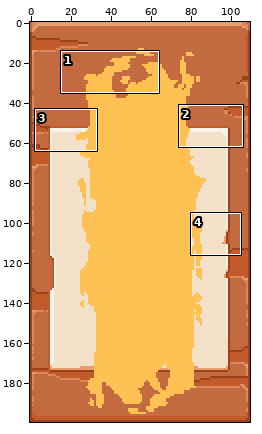
Two states of a sprite sheet, res/UI/CharacterSelect/Slot04.png. The picture above shows the old version from afar; the outline marks the close-up.
Close-up. Before the edit:
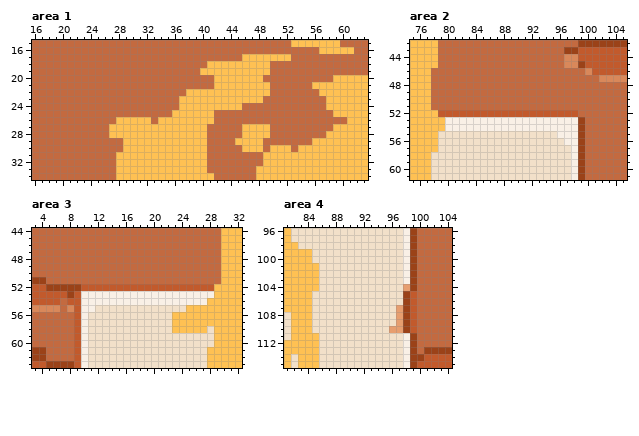
The file is 110x200 pixels. Shown: area 1: x 16..63, y 15..34; area 2: x 75..105, y 42..61; area 3: x 3..32, y 44..63; area 4: x 81..104, y 96..115. The commit also changed other parts of the picture, which this record leaves out.
Once edited:
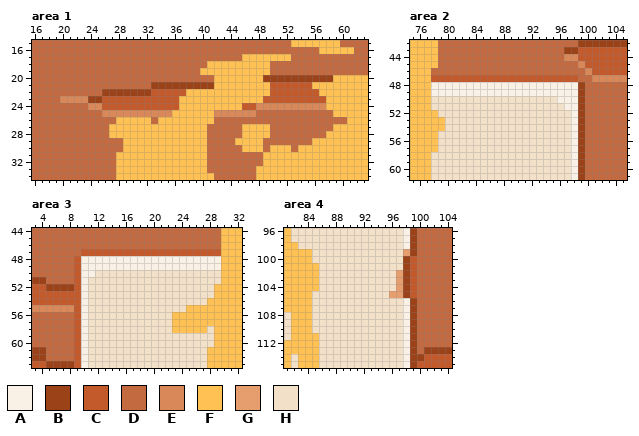
Palette (. is transparent): A #f9f0e6  B #9b4218  C #c25a2c  D #c36a40  E #d9885a  F #ffc153  G #e79e6f  H #f2e0c9
Changes in this commit:
Changed rows in their new state; - is an unchanged pixel.
Area 1:
first column x 20:
20 -----------------------------BBBBBBBBBB
21 -------------BBBBBBBBB--------CCCCCC---
22 ------BBBBBBBCCCCC------------CCCCCCC--
23 EEEEBBCCCCCCCCCCC------------CCCCCCCCC-
24 ----EECCCCCCCCCCC---------CCEEEEEEEEEE-
25 ------EEEEEEEEEE------EEEEEE-----------
Area 2:
first column x 78:
45 -------------------DDE--
47 CCCCCCCCCCCCCCCCCCCCC--E
48 AAAAAAAAAAAAAAAAAAAAAB--
49 AAAAAAAAAAAAAAAAAAAAAB--
50 HHHHHHHHHHHHHHHHHHAAAB--
51 HHHHHHHHHHHHHHHHHHHAAB--
52 -HHHHHHHHHHHHHHHHHHHAB--
53 --HHHHHHHHHHHHHHHHHH----
54 --HHHHHHHHHHHHHHHHHH----
55 ------------------HH----
56 -------------------H----
Area 3:
first column x 7:
47 ---CCCCCCCCCCCCCCCCCCCC
48 --CAAAAAAAAAAAAAAAAAAAA
49 --CAAAAAAAAAAAAAAAAAAAA
50 --CAAHHHHHHHHHHHHHHHHHH
51 --CAHHHHHHHHHHHHHHHHHHH
52 --CAHHHHHHHHHHHHHHHHHH-
53 -C--HHHHHHHHHHHHHHHHHH-
54 C---HHHHHHHHHHHHHHHHH--
55 E---H------------------
Area 4:
first column x 96:
 99 --G-
100 --BC
101 --BC
102 -GBC
103 -GBC
104 -GBC
105 GG--
106 --AB
107 -HAB
108 -HAB
109 -HAB
110 HHAB
Where, in picture pixels (left, top, right, bottom), the same in both close-ups:
changed: (60, 75, 333, 117)
changed: (431, 61, 599, 145)
changed: (60, 249, 221, 312)
changed: (389, 249, 417, 333)
